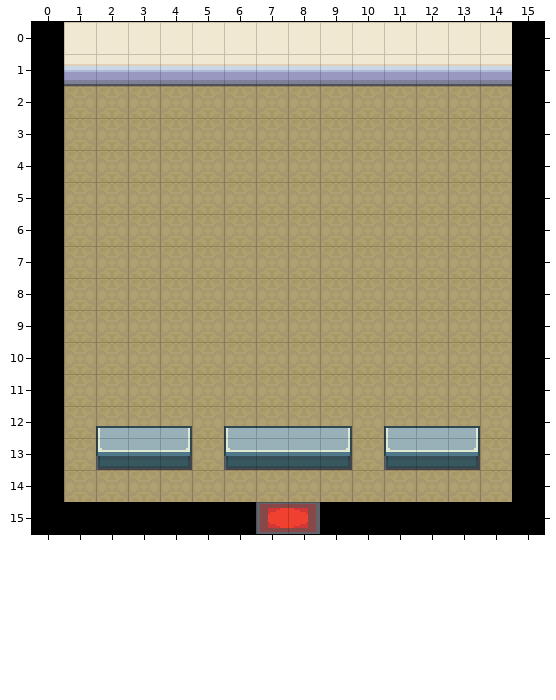
Tiled map (JSON), stored at assets/maps/testMap2.json. The first picture shows the starting point.
Cells are 32x32 px. Shown: x 0..15, y 0..15.
New version:
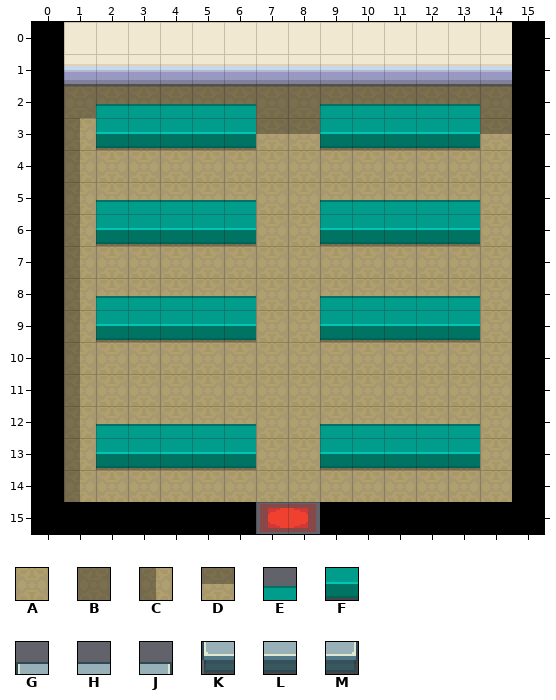
Key: from "hgss_interior": A 16, B 25, C 26, D 33, E 3129, F 3137, G 3176, H 3177, J 3178, K 3184, L 3185, M 3186.
_ is an empty cell, . an unchanged one.
Tiles of an added or newly shown layer are drawn over the layers below it.
Edits made:
--- layer "Capa de patrones 1"
@@ x 1..14 @@
- 2 AAAAAAAAAAAAAA
- 3 AAAAAAAAAAAAAA
- 4 A.............
- 5 A.............
- 6 A.............
- 7 A.............
- 8 A.............
- 9 A.............
-10 A.............
-11 A.............
-12 A.............
-13 AKLM.KLLM.KLM.
-14 A.............
+ 2 BBBBBBBBBBBBBB
+ 3 CDDDDDDDDDDDDD
+ 4 C.............
+ 5 C.............
+ 6 C.............
+ 7 C.............
+ 8 C.............
+ 9 C.............
+10 C.............
+11 C.............
+12 C.............
+13 CAAA.AAAA.AAA.
+14 C.............
--- layer "Capa de patrones 4" (added)
@@ x 2..13 @@
- 3 _____.._____
+ 3 FFFFF..FFFFF
@@ x 2..13 @@
- 6 _____.._____
+ 6 FFFFF..FFFFF
@@ x 2..13 @@
- 9 _____.._____
+ 9 FFFFF..FFFFF
@@ x 2..13 @@
-13 _____.._____
+13 FFFFF..FFFFF
--- layer "over"
@@ x 2..13 @@
- 2 _____.._____
+ 2 EEEEE..EEEEE
@@ x 2..13 @@
- 5 _____.._____
+ 5 EEEEE..EEEEE
@@ x 2..13 @@
- 8 _____.._____
+ 8 EEEEE..EEEEE
@@ x 2..13 @@
-12 GHJ_GHHJ_GHJ
+12 EEEEE__EEEEE
Pixel boxes of the changes (left, top, right, bottom) in both pictures:
changed: (64, 86, 512, 502)
